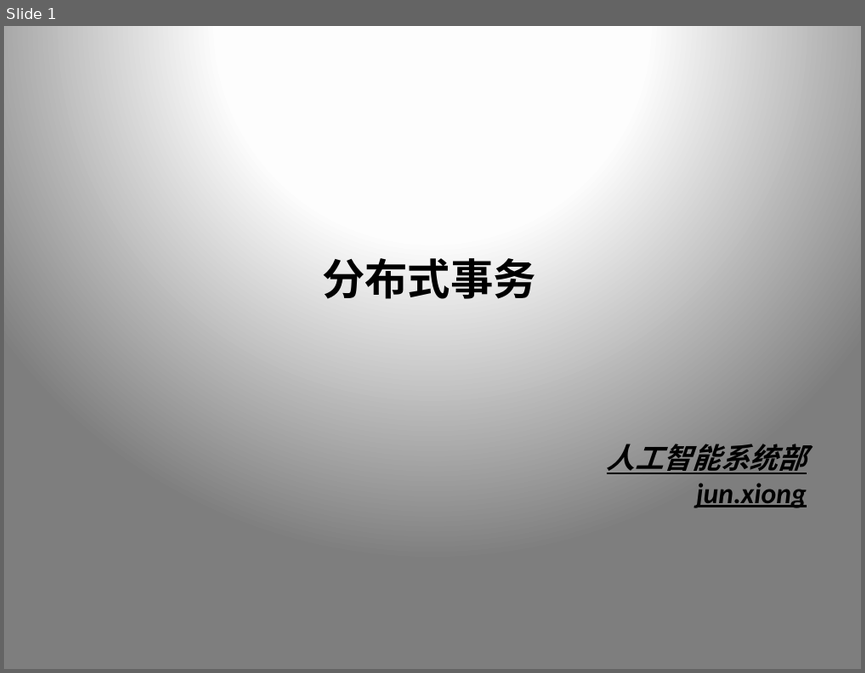
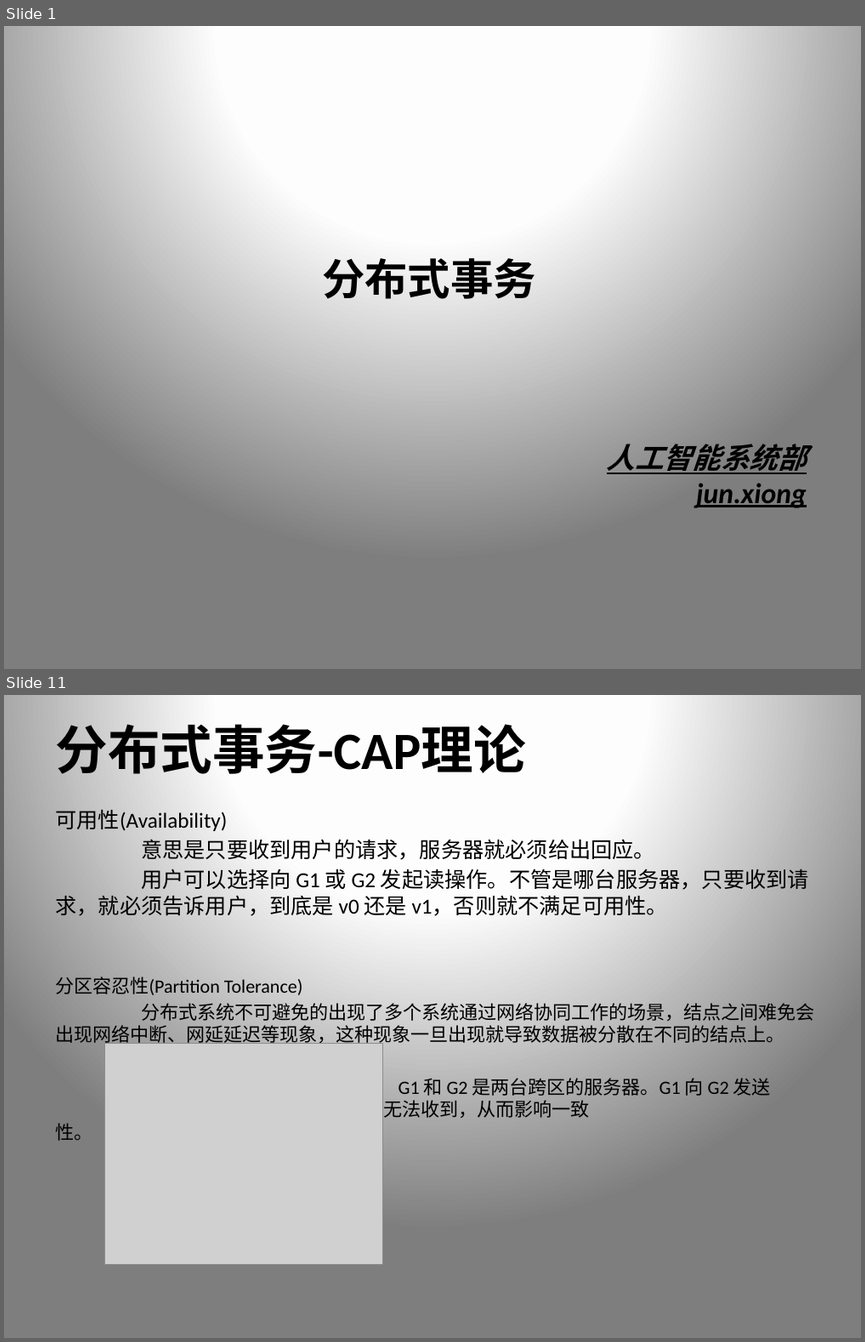
Before and after one commit to xiongpeter/study-notes, a slide deck: 我的.pptx. Shown one above the other, each under a label of ours: slide 1 before the commit, slides 1 and 11 after it; the slides between them are not shown. The pictures are 865x673 and 865x1342 pixels, drawn with LibreOffice and Linux fonts; fonts in the diff are those of the drawing; grey boxes stand for pictures. Boxes give left, top, right and bottom in pixels: in the first picture for what was removed or moved away, otherwise in the second. Text is boxed around its words. In the diff, an @@ line names an element or a change of style, - is before the commit and + after.

```diff
--- a/我的.pptx
+++ b/我的.pptx
@@ slide 11 added at [4, 695, 861, 1338], background gradient #FFFFFF to #FEFEFE to #7F7F7F @@
@@ title added at [55, 715, 525, 783], 44 pt, text #000000, bold @@
+分布式事务-CAP理论
@@ text added at [55, 805, 814, 1117], 15.8 pt, text #000000 @@
+可用性(Availability)
+意思是只要收到用户的请求，服务器就必须给出回应。
+用户可以选择向 G1 或 G2 发起读操作。不管是哪台服务器，只要收到请求，就必须告诉用户，到底是 v0 还是 v1，否则就不满足可用性。
+    分区容忍性(Partition Tolerance)
+分布式系统不可避免的出现了多个系统通过网络协同工作的场景，结点之间难免会出现网络中断、网延延迟等现象，这种现象一旦出现就导致数据被分散在不同的结点上。
+G1 和 G2 是两台跨区的服务器。G1 向 G2 发送 一条消息，G2 可能无法收到，从而影响一致 性。
@@ picture added at [105, 1043, 383, 1264] @@
```
Also in this commit, not shown: 10 slides changed, 3 other slides added, 2 slides removed.
